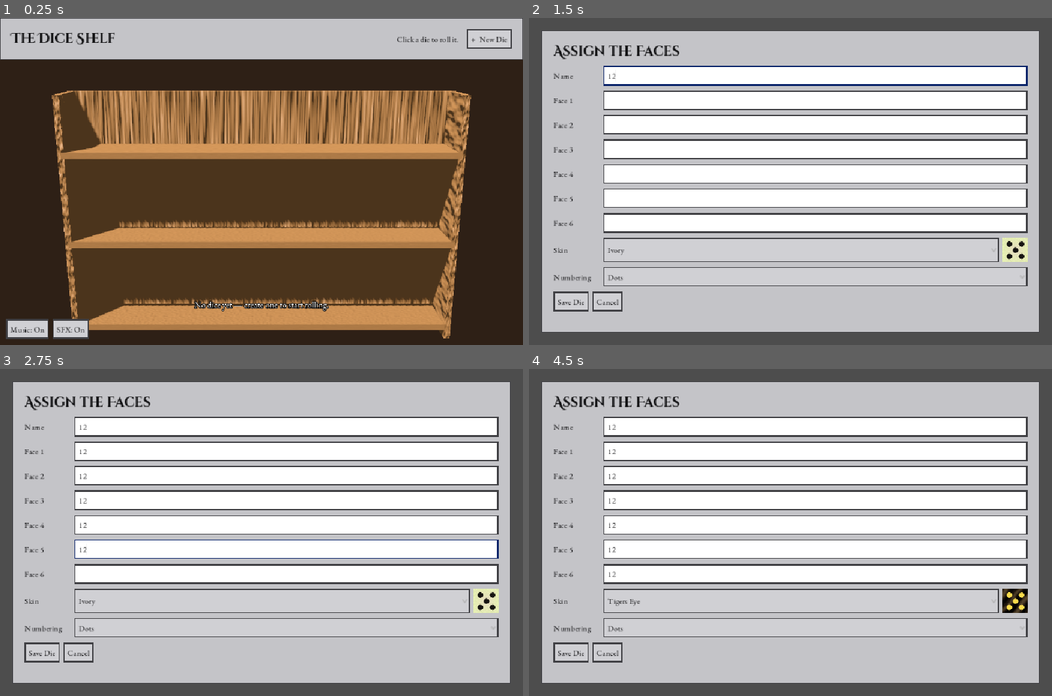
Above: before the commit, frames 1-4 (two rows, left to right).
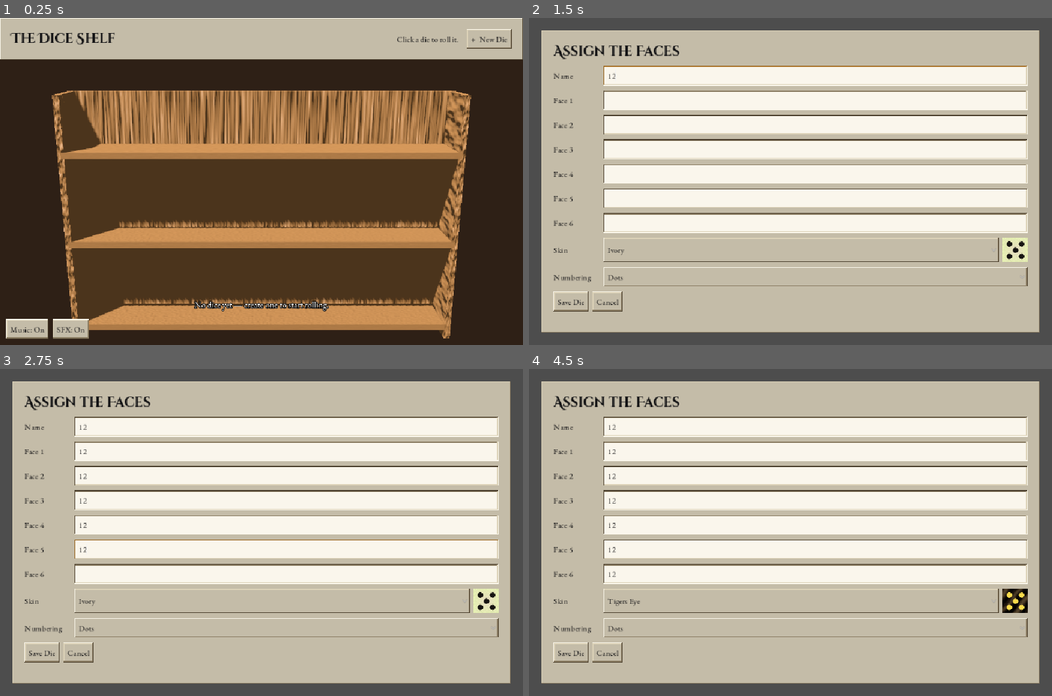
Above: after the commit, the same moments.

Repository: siyangsun/gamba
Game: Godot game, scene res://main.tscn
The game is run twice, just before and just after one commit, with the same random seed, the same clock (stepped at 60 frames per second) and the same inputs. Sound files missing from this copy of the repository are replaced by a short silence.
Inputs (mouse positions are in pixels of both pictures, inside the frame that each line leads up to):
- Up to frame 1 (0.25 s): no input
- Up to frame 2 (1.5 s): click "+ New Die" at 0.5 s; click (816, 76) at 1.27 s; type "12" at 1.35 s
- Up to frame 3 (2.75 s): click (287, 450) at 1.5 s; type "12" at 1.58 s; click (287, 476) at 1.73 s; type "12" at 1.82 s; click (287, 499) at 2.02 s; type "12" at 2.1 s; click (287, 525) at 2.25 s; type "12" at 2.33 s; click (287, 548) at 2.48 s; type "12" at 2.57 s
- Up to frame 4 (4.5 s): click (816, 575) at 2.77 s; type "12" at 2.85 s; click "Ivory" at 3.5 s; click "Dots" at 4.25 s

The runs differ from the first frame. In frame 1, 13% of the frame differs, in the area x 0-100%, y 0-98%; in frame 2, 56%, in the area x 2-98%, y 3-97%; in frame 3, 56%; in frame 4, 56%.

Commit message:
feat: Win2K-style 3D bevels for UI, warm sand/tan palette
Custom BevelStyle draws a chunky two-tier bevel (light top-left, dark
bottom-right, inverted when sunken) for buttons, panels, and fields,
replacing flat single-color borders. Palette moved from gray to
sand/cream with an amber focus accent.

Diff:
--- a/main.gd
+++ b/main.gd
@@ -497,38 +497,41 @@
 	return out if has_alnum else "die"
 
 
-# --- theme (Windows 2000 / Chessmaster / Heroes 3: gray, boxy, sharp corners) --
+# --- theme (Windows 2000 / Chessmaster / Heroes 3: sand, boxy, sharp corners) --
 
 func _build_theme() -> Theme:
 	var t := Theme.new()
 	t.default_font_size = 16
 	# body font: warm old-style serif for everything except page titles
 	t.default_font = load("res://fonts/EBGaramond-Regular.ttf")
-	var gray := Color8(196, 196, 200)
-	var dark := Color8(64, 64, 68)
-
-	var panel := _flat(gray, dark, 2)
+	var face := Color8(196, 188, 168)
+	var face_hover := Color8(210, 202, 180)
+	var face_pressed := Color8(176, 166, 144)
+	var cream := Color8(250, 246, 236)
+
+	var panel := _bevel(face, false, 2)
 	t.set_stylebox("panel", "Panel", panel)
 	t.set_stylebox("panel", "PanelContainer", panel)
 
-	var btn := _flat(Color8(208, 208, 212), dark, 2)
-	t.set_stylebox("normal", "Button", btn)
-	var hov := _flat(Color8(222, 222, 226), dark, 2)
-	t.set_stylebox("hover", "Button", hov)
-	var prs := _flat(Color8(176, 176, 180), dark, 2)
-	t.set_stylebox("pressed", "Button", prs)
+	t.set_stylebox("normal", "Button", _bevel(face, false, 2))
+	t.set_stylebox("hover", "Button", _bevel(face_hover, false, 2))
+	t.set_stylebox("pressed", "Button", _bevel(face_pressed, true, 2))
 	t.set_color("font_color", "Button", Color8(16, 16, 18))
 
-	var le := _flat(Color.WHITE, dark, 2)
-	t.set_stylebox("normal", "LineEdit", le)
-	t.set_stylebox("focus", "LineEdit", _flat(Color.WHITE, Color8(10, 36, 106), 2))
+	t.set_stylebox("normal", "LineEdit", _bevel(cream, true, 2))
+	# focus keeps the sunken field but tints its bevel amber, a warm echo of
+	# the classic Win2k blue focus cue instead of a flat highlight border
+	var le_focus := _bevel(cream, true, 2)
+	le_focus.dark_shadow = Color8(150, 96, 24)
+	le_focus.shadow = Color8(196, 146, 78)
+	t.set_stylebox("focus", "LineEdit", le_focus)
 	t.set_color("font_color", "LineEdit", Color8(16, 16, 18))
 
 	t.set_color("font_color", "Label", Color8(16, 16, 18))
 
-	t.set_stylebox("normal", "OptionButton", btn)
-	t.set_stylebox("hover", "OptionButton", hov)
-	t.set_stylebox("pressed", "OptionButton", prs)
+	t.set_stylebox("normal", "OptionButton", _bevel(face, false, 2))
+	t.set_stylebox("hover", "OptionButton", _bevel(face_hover, false, 2))
+	t.set_stylebox("pressed", "OptionButton", _bevel(face_pressed, true, 2))
 	t.set_color("font_color", "OptionButton", Color8(16, 16, 18))
 	t.set_color("font_color", "PopupMenu", Color8(16, 16, 18))
 
@@ -539,11 +542,10 @@
 	return t
 
 
-func _flat(bg: Color, border: Color, bw: int) -> StyleBoxFlat:
-	var s := StyleBoxFlat.new()
+func _bevel(bg: Color, sunken: bool, width: int) -> BevelStyle:
+	var s := BevelStyle.new()
 	s.bg_color = bg
-	s.set_border_width_all(bw)
-	s.border_color = border
-	s.set_corner_radius_all(0)
+	s.sunken = sunken
+	s.bevel_width = width
 	s.set_content_margin_all(8)
 	return s
--- /dev/null
+++ b/scripts/bevel_style.gd
@@ -0,0 +1,37 @@
+class_name BevelStyle
+extends StyleBox
+
+## Chunky two-tier 3D bevel in the Windows 95/2000 style: an outer ring of
+## pure highlight/dark-shadow, then a second inner ring one pixel in, framing
+## a flat face. `sunken` swaps which corner reads "lit" to fake a pressed
+## button or an inset text field instead of a raised button.
+
+@export var bg_color: Color = Color8(196, 188, 168)
+@export var highlight: Color = Color8(250, 246, 234)
+@export var light: Color = Color8(220, 210, 184)
+@export var shadow: Color = Color8(138, 124, 98)
+@export var dark_shadow: Color = Color8(76, 64, 46)
+@export var sunken: bool = false
+@export var bevel_width: int = 2  # 1 = thin single ring, 2 = classic chunky double ring
+
+
+func _draw(to_canvas_item: RID, rect: Rect2) -> void:
+	RenderingServer.canvas_item_add_rect(to_canvas_item, rect, bg_color)
+
+	var outer_tl := dark_shadow if sunken else highlight
+	var outer_br := highlight if sunken else dark_shadow
+	_ring(to_canvas_item, rect, outer_tl, outer_br)
+
+	if bevel_width >= 2 and rect.size.x > 2 and rect.size.y > 2:
+		var inner_tl := shadow if sunken else light
+		var inner_br := light if sunken else shadow
+		_ring(to_canvas_item, rect.grow(-1), inner_tl, inner_br)
+
+
+func _ring(to_canvas_item: RID, rect: Rect2, top_left: Color, bottom_right: Color) -> void:
+	var p := rect.position
+	var s := rect.size
+	RenderingServer.canvas_item_add_rect(to_canvas_item, Rect2(p, Vector2(s.x, 1)), top_left)
+	RenderingServer.canvas_item_add_rect(to_canvas_item, Rect2(p, Vector2(1, s.y)), top_left)
+	RenderingServer.canvas_item_add_rect(to_canvas_item, Rect2(p.x, p.y + s.y - 1, s.x, 1), bottom_right)
+	RenderingServer.canvas_item_add_rect(to_canvas_item, Rect2(p.x + s.x - 1, p.y, 1, s.y), bottom_right)
Not shown, added: scripts/bevel_style.gd.uid
